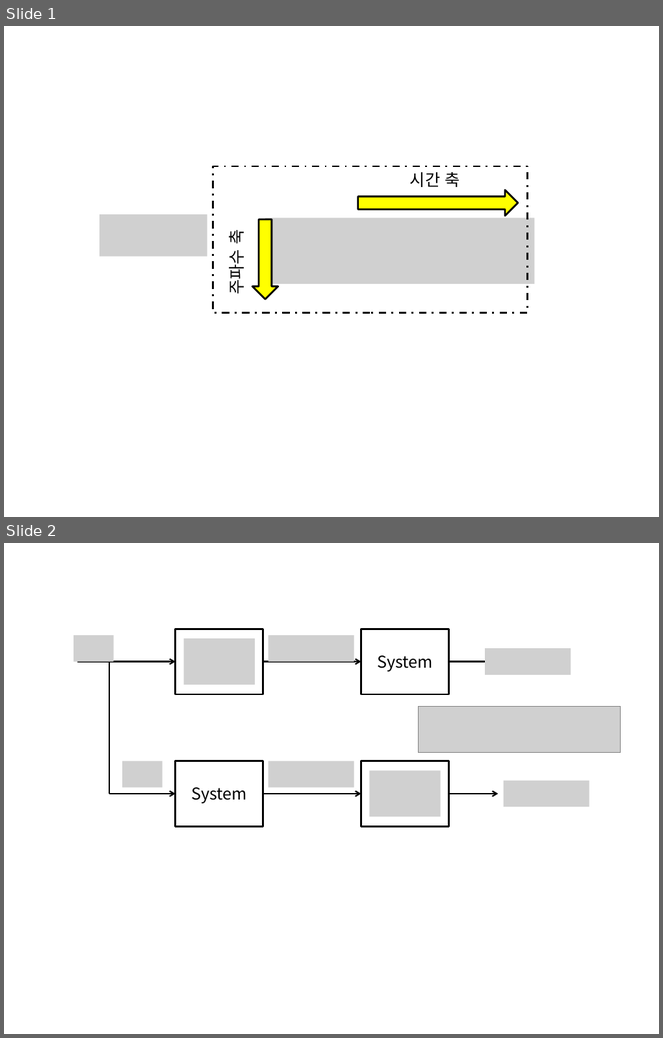
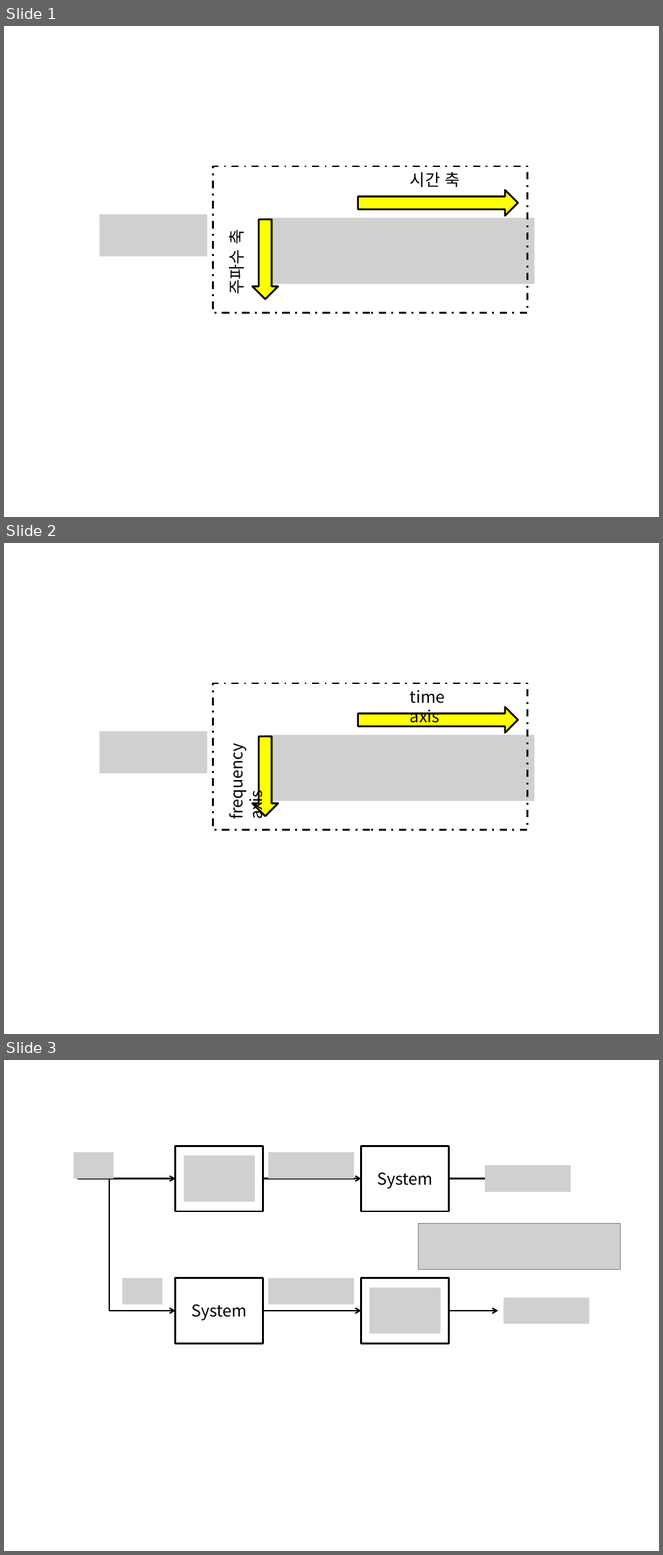
Before and after one commit to answeredbyablemind/answeredbyablemind.github.io, a slide deck: pics/2022-01-11-LTI_system/pics.pptx. Shown one above the other, each under a label of ours: slides 1 and 2 before the commit, slides 1, 2 and 3 after it. The pictures are 663x1038 and 663x1555 pixels, drawn with LibreOffice and Linux fonts; fonts in the diff are those of the drawing; grey boxes stand for pictures. Boxes give left, top, right and bottom in pixels: in the first picture for what was removed or moved away, otherwise in the second. Text is boxed around its words. In the diff, an @@ line names an element or a change of style, - is before the commit and + after.

```diff
--- a/pics/2022-01-11-LTI_system/pics.pptx
+++ b/pics/2022-01-11-LTI_system/pics.pptx
@@ slide 2 added at (4,543,659,1034), background #FFFFFF @@
@@ rectangle added at (213,683,527,830), outline #000000 2 pt dashed @@
@@ text added at (410,690,445,726), 18 pt, text #000000 @@
+time axis
@@ right arrow added at (358,707,518,733), fill #FFFF00, outline #000000 2 pt @@
@@ picture added at (100,731,207,774) @@
@@ right arrow added at (253,737,278,817), fill #FFFF00, outline #000000 2 pt @@
@@ picture added at (265,735,534,801) @@
@@ text added at (224,750,267,819), 18 pt, text #000000 @@
+frequency axis
@@ what was slide 2 is now slide 3 @@
```
Also in this commit, not shown: 2 other slides added, 6 other files.
